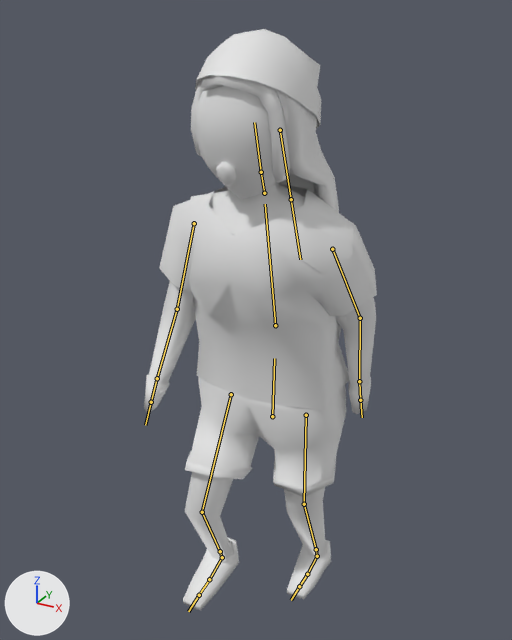
A saved change to the FBX model Art/Models/SK_Daughter.fbx.
One viewpoint serves both versions: a camera (50 mm lens) standing at (1.15, -2.22, 2.39) and looking at (-0.08, 0.01, 1.27). Every picture has the same lights, and +X, +Y and +Z are marked at lower left. Both versions are drawn at frame 57 of the action 'Armature|ANIM_Walk'; the numbers are the values there. The bones that bend it are drawn over the model as lines.
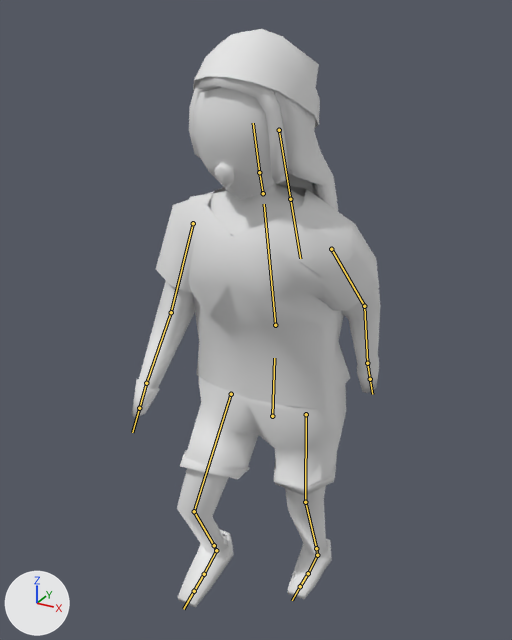
Where the change shows, as pixel boxes [x1, y1, x2, y2] in the pictures (512 x 640 px):
'Cube.002', posed
    before: [159, 184, 377, 410]
    after: [156, 184, 379, 409]
'Cube.003', posed (7% wider)
    before: [144, 86, 376, 561]
    after: [132, 87, 380, 556]
'Cube.001', posed
    before: [185, 377, 346, 497]
    after: [180, 377, 346, 496]
'Cube.004', posed
    before: [191, 75, 339, 213]
    after: [189, 77, 338, 211]
'Cube', posed
    before: [195, 29, 321, 128]
    after: [193, 29, 320, 128]
'Cube.005', posed (7% taller)
    before: [183, 537, 331, 610]
    after: [178, 529, 332, 607]
bone 'Bone.001', root to tip
    before: (275, 325) to (265, 204)
    after: (275, 325) to (264, 204)
bone 'Bone.005', root to tip
    before: (332, 249) to (360, 318)
    after: (331, 249) to (364, 306)
bone 'Bone.008', root to tip
    before: (194, 223) to (177, 309)
    after: (193, 223) to (171, 312)
bone 'Bone.011', root to tip
    before: (306, 415) to (304, 504)
    after: (306, 414) to (305, 502)
bone 'Bone.012', root to tip
    before: (304, 504) to (316, 549)
    after: (305, 502) to (316, 548)
bone 'Bone.016', root to tip
    before: (231, 394) to (202, 512)
    after: (231, 394) to (194, 511)
bone 'Bone.017', root to tip
    before: (202, 512) to (220, 551)
    after: (194, 511) to (214, 545)

Edits to the bpy script that builds the scene:
```text
Change bone_bone_001:
    where bone_bone_001 = bpy.data.objects['Armature'].pose.bones['Bone.001']  # child of 'Bone'
    bone_bone_001.rotation_quaternion: (0.994, 0.108, -0.006, -0.011) -> (0.993, 0.115, -0.006, -0.011)  # degrees (12, -1, -1) -> degrees (13, -1, -1)
Change bone_bone_005:
    where bone_bone_005 = bpy.data.objects['Armature'].pose.bones['Bone.005']  # child of 'Bone.001'
    bone_bone_005.rotation_quaternion: (0.875, -0.097, 0.159, -0.446) -> (0.862, -0.153, 0.193, -0.443)  # degrees (-19, 11, -56) -> degrees (-26, 11, -57)
Change bone_bone_008:
    where bone_bone_008 = bpy.data.objects['Armature'].pose.bones['Bone.008']  # child of 'Bone.001'
    bone_bone_008.rotation_quaternion: (0.894, 0.252, -0.198, 0.313) -> (0.894, 0.294, -0.163, 0.295)  # degrees (22, -31, 32) -> degrees (29, -28, 29)
Change bone_bone_011:
    where bone_bone_011 = bpy.data.objects['Armature'].pose.bones['Bone.011']  # child of 'Bone'
    bone_bone_011.rotation_quaternion: (0.994, -0.1, 0.045, -0.013) -> (0.993, -0.11, 0.044, -0.013)  # degrees (-12, 5, -2) -> degrees (-13, 5, -2)
Change bone_bone_012:
    where bone_bone_012 = bpy.data.objects['Armature'].pose.bones['Bone.012']  # child of 'Bone.011'
    bone_bone_012.rotation_quaternion: (0.999, 0.004, -0.01, 0.031) -> (1.0, 0.005, -0.01, 0.014)  # degrees (0, -1, 4) -> degrees (1, -1, 2)
Change bone_bone_016:
    where bone_bone_016 = bpy.data.objects['Armature'].pose.bones['Bone.016']  # child of 'Bone'
    bone_bone_016.rotation_quaternion: (0.973, 0.232, -0.009, -0.017) -> (0.958, 0.286, -0.012, -0.025)  # degrees (27, -1, -2) -> degrees (33, 0, -3)
Change bone_bone_017:
    where bone_bone_017 = bpy.data.objects['Armature'].pose.bones['Bone.017']  # child of 'Bone.016'
    bone_bone_017.rotation_quaternion: (0.921, 0.004, -0.027, 0.388) -> (0.881, 0.003, -0.04, 0.472)  # degrees (-1, -3, 46) -> degrees (-2, -4, 56)
```
